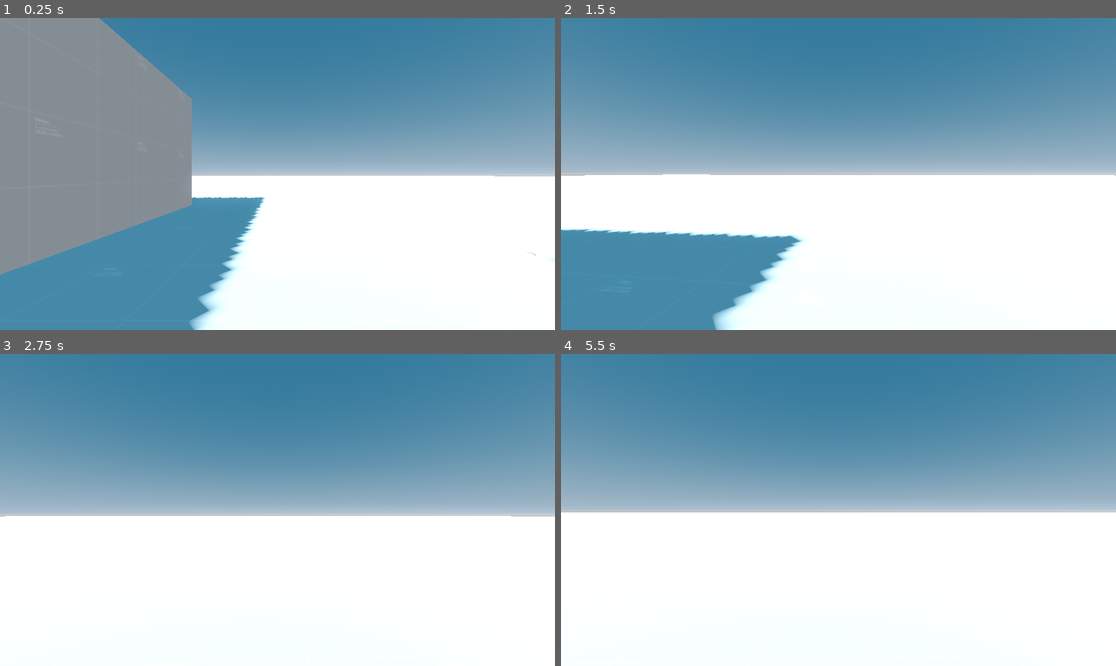
Above: before the commit, frames 1-4 (two rows, left to right).
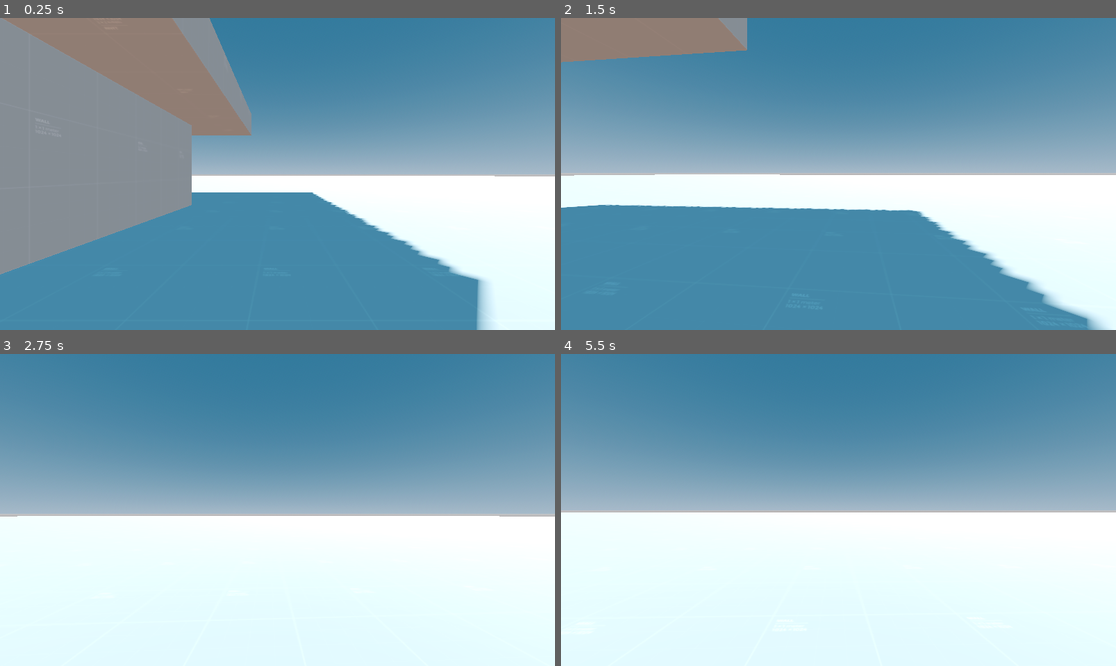
Above: after the commit, the same moments.

Repository: FlexTechDev/Tacticool
Game: Godot game, scene res://scene/testing/mechanics_playground.tscn
Same seed, same stepped clock (60 frames per second), same inputs: the game is played once before the commit and once after it.
Inputs (mouse positions are in pixels of both pictures, inside the frame that each line leads up to):
- Up to frame 1 (0.25 s): no input
- Up to frame 2 (1.5 s): tap Enter at 0.5 s; move the mouse to (866, 174) at 0.52 s; hold Shift (sprint) 0.53-1.28 s; hold W (up) from 0.53 s (still down); tap Space (jump) at 0.77 s; tap C (crouch, bound only after the commit) at 0.8, 1.35 s; move the mouse to (810, 174) at 1.27 s
- Up to frame 3 (2.75 s): keep holding W (up); tap Space (jump) at 1.52 s; tap Ctrl (prone, bound only after the commit) at 1.55 s; move the mouse to (288, 503) at 2.02 s; hold Ctrl (prone, bound only after the commit) from 2.03 s (still down); tap Shift (sprint) at 2.3 s
- Up to frame 4 (5.5 s): keep holding W (up); tap Space (jump) at 2.75, 3.02, 3.77, 4.52, 5 s; move the mouse to (832, 516) at 2.77 s; release Ctrl (prone, bound only after the commit) at 2.78 s; tap Shift (sprint) at 2.85, 4.55 s; tap C (crouch, bound only after the commit) at 3.05, 5.3 s; move the mouse to (877, 513) at 3.52 s; hold C (crouch, bound only after the commit) 3.53-4.28 s; tap Ctrl (prone, bound only after the commit) at 3.8, 4.35 s; tap Enter at 4.25 s; move the mouse to (794, 506) at 4.27 s; move the mouse to (844, 510) at 5.02 s; hold Shift (sprint) from 5.03 s (still down)

The runs differ from the first frame. In frame 1, 25% of the frame differs, in the area x 0-100%, y 0-100%; in frame 2, 26%; in frame 3, 0.6%; in frame 4, 0.8%.

Commit message:
playground updates

Diff:
--- a/assets/profiles/camera/player_camera_motion_profile.tres
+++ b/assets/profiles/camera/player_camera_motion_profile.tres
@@ -6,5 +6,5 @@
 script = ExtResource("1_7ka24")
 lean = 3.0
 lean_speed = 10.0
-bob_magnitude = 0.04
+bob_magnitude = 0.03
 bob_pace = 19.0
--- a/assets/profiles/player/default_player_movement_profile.tres
+++ b/assets/profiles/player/default_player_movement_profile.tres
@@ -1,6 +1,10 @@
-[gd_resource type="Resource" script_class="MovementProfile" load_steps=2 format=3 uid="uid://cjbovx78ng5dr"]
+[gd_resource type="Resource" script_class="MovementProfile" load_steps=3 format=3 uid="uid://cjbovx78ng5dr"]
 
 [ext_resource type="Script" path="res://scripts/player/movement/movement_profile.gd" id="1_1cjjc"]
+
+[sub_resource type="Curve" id="Curve_wjyww"]
+_data = [Vector2(0, 1), 0.0, 10.3, 0, 0, Vector2(0.68932, 0), 0.0586059, 0.0, 0, 0]
+point_count = 2
 
 [resource]
 script = ExtResource("1_1cjjc")
@@ -8,3 +12,5 @@
 jump_force = 5.0
 gravity = -9.8
 gravity_scale = 0.3
+sprint_magnifier = 1.5
+slide_speed_dropoff = SubResource("Curve_wjyww")
--- a/project.godot
+++ b/project.godot
@@ -51,6 +51,16 @@
 "events": [Object(InputEventKey,"resource_local_to_scene":false,"resource_name":"","device":-1,"window_id":0,"alt_press …(182 unchanged characters)…
 ]
 }
+prone={
+"deadzone": 0.5,
+"events": [Object(InputEventKey,"resource_local_to_scene":false,"resource_name":"","device":-1,"window_id":0,"alt_pressed":false,"shift_pressed":false,"ctrl_pressed":false,"meta_pressed":false,"pressed":false,"keycode":4194326,"physical_keycode":4194326,"key_label":4194326,"unicode":0,"echo":false,"script":null)
+]
+}
+crouch={
+"deadzone": 0.5,
+"events": [Object(InputEventKey,"resource_local_to_scene":false,"resource_name":"","device":-1,"window_id":0,"alt_pressed":false,"shift_pressed":false,"ctrl_pressed":false,"meta_pressed":false,"pressed":false,"keycode":0,"physical_keycode":67,"key_label":0,"unicode":99,"echo":false,"script":null)
+]
+}
 
 [rendering]
 
--- a/scene/player/player.tscn
+++ b/scene/player/player.tscn
@@ -33,3 +33,4 @@
 transform = Transform3D(1, 0, 0, 0, 1, 0, 0, 0, 1, 0, 0.621533, -0.199909)
 
 [node name="Camera3D" type="Camera3D" parent="CharacterBody3D/CameraBase"]
+near = 0.001
--- a/scene/testing/art_playground.tscn
+++ b/scene/testing/art_playground.tscn
@@ -1,8 +1,10 @@
-[gd_scene load_steps=4 format=3 uid="uid://cs2yclglll3g2"]
+[gd_scene load_steps=6 format=3 uid="uid://cs2yclglll3g2"]
 
 [ext_resource type="PackedScene" uid="uid://brbhixox5wwvv" path="res://addons/kenney_prototype_tools/scenes/light/light_12.tscn" id="1_7b8ul"]
 [ext_resource type="PackedScene" uid="uid://w2qnw3oli03a" path="res://scene/weapons/ar15.tscn" id="2_vleym"]
 [ext_resource type="PackedScene" uid="uid://bb8p0c4cy2d37" path="res://assets/meshes/weapons/boolet/boolet.glb" id="3_nhb2a"]
+[ext_resource type="PackedScene" uid="uid://gigara33m4nv" path="res://assets/meshes/characters/soldier.glb" id="4_8igtj"]
+[ext_resource type="PackedScene" uid="uid://btxsip8fwa64c" path="res://assets/meshes/characters/soldier_arms.glb" id="5_x44xk"]
 
 [node name="ArtPlayground" type="Node3D"]
 
@@ -20,3 +22,9 @@
 
 [node name="boolet" parent="." instance=ExtResource("3_nhb2a")]
 transform = Transform3D(1, 0, 0, 0, 1, 0, 0, 0, 1, 6.65061, 0.351682, 6.95378)
+
+[node name="soldier" parent="." instance=ExtResource("4_8igtj")]
+transform = Transform3D(-1, 0, -8.74228e-08, 0, 1, 0, 8.74228e-08, 0, -1, 6.28096, 0.00510085, 5.13931)
+
+[node name="soldier_arms" parent="." instance=ExtResource("5_x44xk")]
+transform = Transform3D(-1, 0, 8.74228e-08, 0, 1, 0, -8.74228e-08, 0, -1, 6.28066, 0.00404064, 4.88503)
--- a/scene/testing/mechanics_playground.tscn
+++ b/scene/testing/mechanics_playground.tscn
@@ -10,31 +10,85 @@
 
 [node name="DirectionalLight3D" type="DirectionalLight3D" parent="."]
 transform = Transform3D(0.707107, 0.5, -0.5, 0, 0.707107, 0.707107, 0.707107, -0.5, 0.5, 0, 7, 0)
+light_color = Color(1, 0.882353, 0.796078, 1)
+light_energy = 0.7
 shadow_enabled = true
 
 [node name="Cube2" parent="." instance=ExtResource("1_xxcgb")]
-transform = Transform3D(1, 0, 0, 0, 1, 0, 0, 0, 1, 6, 0, 6)
-
-[node name="Cube4" parent="." instance=ExtResource("1_xxcgb")]
-transform = Transform3D(1, 0, 0, 0, 0.965926, 0.517638, 0, -0.258819, 1.93185, 4, -0.975004, 2)
+transform = Transform3D(1, 0, 0, 0, 1, 0, 0, 0, 1, 6, 0, 7)
 
 [node name="Cube3" parent="." instance=ExtResource("1_xxcgb")]
 transform = Transform3D(4.5, 0, 0, 0, 1, 0, 0, 0, 0.5, 1, 0, 7)
 
-[node name="Cube5" parent="." instance=ExtResource("1_xxcgb")]
-transform = Transform3D(0.5, 0, 0, 0, 1.5, 0, 0, 0, 3.50357, 0, 0, 0)
-
-[node name="Cube6" parent="." instance=ExtResource("1_xxcgb")]
-transform = Transform3D(0.5, 0, 0, 0, 1.5, 0, 0, 0, 4.5, -5, 0, 0)
-
-[node name="Cube7" parent="." instance=ExtResource("1_xxcgb")]
-transform = Transform3D(-2.18557e-08, 0, -5.5, 0, 1.5, 0, 0.5, 0, -2.40413e-07, 0.5, 0, 4.5)
-
-[node name="Cube8" parent="." instance=ExtResource("1_xxcgb")]
-transform = Transform3D(-2.18557e-08, 0, -5.5, 0, 1.5, 0, 0.5, 0, -2.40413e-07, 0.5, 0, -0.5)
-
 [node name="PlayerRoot" parent="." instance=ExtResource("2_rwluu")]
 transform = Transform3D(1, 0, 0, 0, 1, 0, 0, 0, 1, 2.11762, 0, 3.52488)
 
-[node name="Cube9" parent="." instance=ExtResource("1_xxcgb")]
-transform = Transform3D(5.5, 0, 0, 0, -0.5, 0, 0, 0, 5.5, -5, 2, -0.5)
+[node name="Hut" type="Node3D" parent="."]
+
+[node name="Cube5" parent="Hut" instance=ExtResource("1_xxcgb")]
+transform = Transform3D(0.5, 0, 0, 0, 1.5, 0, 0, 0, 3.50357, 0, 0, 0)
+
+[node name="Cube6" parent="Hut" instance=ExtResource("1_xxcgb")]
+transform = Transform3D(0.5, 0, 0, 0, 1.5, 0, 0, 0, 4.5, -5, 0, 0)
+
+[node name="Cube7" parent="Hut" instance=ExtResource("1_xxcgb")]
+transform = Transform3D(-2.18557e-08, 0, -5.5, 0, 1.5, 0, 0.5, 0, -2.40413e-07, 0.5, 0, 4.5)
+
+[node name="Cube8" parent="Hut" instance=ExtResource("1_xxcgb")]
+transform = Transform3D(-2.18557e-08, 0, -5.5, 0, 1.5, 0, 0.5, 0, -2.40413e-07, 0.5, 0, -0.5)
+
+[node name="Cube11" parent="Hut" instance=ExtResource("1_xxcgb")]
+transform = Transform3D(0.5, 0, 0, 0, 1.5, 0, 0, 0, 3.50357, 0, 2, 1)
+
+[node name="Cube12" parent="Hut" instance=ExtResource("1_xxcgb")]
+transform = Transform3D(0.5, 0, 0, 0, 1.5, 0, 0, 0, 4.5, -5, 2, 0)
+
+[node name="Cube13" parent="Hut" instance=ExtResource("1_xxcgb")]
+transform = Transform3D(-2.18557e-08, 0, -5.5, 0, 1.5, 0, 0.5, 0, -2.40413e-07, 0.5, 2, 4.5)
+
+[node name="Cube14" parent="Hut" instance=ExtResource("1_xxcgb")]
+transform = Transform3D(-2.18557e-08, 0, -5.5, 0, 1.5, 0, 0.5, 0, -2.40413e-07, 0.5, 2, -0.5)
+
+[node name="Cube9" parent="Hut" instance=ExtResource("1_xxcgb")]
+transform = Transform3D(-4, 4.37114e-08, 0, -3.49691e-07, -0.5, 0, 0, 0, 5.5, 0.5, 2, -0.5)
+
+[node name="Cube15" parent="Hut" instance=ExtResource("1_xxcgb")]
+transform = Transform3D(0.5, 4.37114e-08, 0, 4.37114e-08, -0.5, 0, 0, 0, 5.5, -5, 2, -0.5)
+
+[node name="Cube16" parent="Hut" instance=ExtResource("1_xxcgb")]
+transform = Transform3D(-3.7749e-08, -3.30012e-15, -1, 4.37114e-08, -0.5, 2.82353e-22, 0.5, 4.37114e-08, -7.54979e-08, -3.5, 2, -0.5)
+
+[node name="Cube17" parent="Hut" instance=ExtResource("1_xxcgb")]
+transform = Transform3D(-3.7749e-08, -3.30012e-15, -1, 4.37114e-08, -0.5, 2.82353e-22, 0.5, 4.37114e-08, -7.54979e-08, -3.5, 2, 4.5)
+
+[node name="Cube18" parent="Hut" instance=ExtResource("1_xxcgb")]
+transform = Transform3D(1, 4.37114e-08, -8.30477e-07, 8.74228e-08, -0.5, 4.16467e-21, 1.50996e-07, 6.60024e-15, 5.5, 0.5, 2, -0.5)
+
+[node name="Cube21" parent="Hut" instance=ExtResource("1_xxcgb")]
+transform = Transform3D(1.62921e-07, 4.37114e-08, 6.5, -1.01039e-15, -0.5, 5.68248e-07, -1, 7.62668e-15, 1.05898e-06, -5, 2, -0.499999)
+
+[node name="Cube19" parent="Hut" instance=ExtResource("1_xxcgb")]
+transform = Transform3D(1, 1.74846e-07, -1.86892e-07, 8.74228e-08, -2, -1.81099e-22, 1.50996e-07, 2.64009e-14, 1.23773, -4.5, 2, -0.495753)
+
+[node name="Cube20" parent="Hut" instance=ExtResource("1_xxcgb")]
+transform = Transform3D(1, 1.74846e-07, -1.88745e-07, 8.74228e-08, -2, -1.82895e-22, 1.50996e-07, 2.64009e-14, 1.25, -4.5, 1, 0)
+
+[node name="Cube10" parent="Hut" instance=ExtResource("1_xxcgb")]
+transform = Transform3D(5.5, 0, 0, 0, -0.5, 0, 0, 0, 5.5, -5, 4, -0.5)
+
+[node name="Cube4" parent="Hut" instance=ExtResource("1_xxcgb")]
+transform = Transform3D(-1, 7.34441e-08, -3.28597e-07, -5.3251e-10, 1.29749, 2.44694, 8.74212e-08, 0.848022, -3.74388, -3.5, -1.74317, 3.63873)
+
+[node name="OmniLight3D" type="OmniLight3D" parent="Hut"]
+transform = Transform3D(1, 0, 0, 0, 1, 0, 0, 0, 1, -1.91475, 1.15743, 1.24155)
+light_color = Color(1, 0.839216, 0.721569, 1)
+light_energy = 0.5
+omni_range = 2.37385
+omni_attenuation = 0.0490365
+
+[node name="OmniLight3D2" type="OmniLight3D" parent="Hut"]
+transform = Transform3D(1, 0, 0, 0, 1, 0, 0, 0, 1, -1.91475, 1.15743, 3.24155)
+light_color = Color(0.682353, 0.917647, 1, 1)
+light_energy = 0.5
+omni_range = 2.15152
+omni_attenuation = 9.91521e-05
--- a/scripts/player/camera/camera_motion_profile.gd
+++ b/scripts/player/camera/camera_motion_profile.gd
@@ -4,7 +4,7 @@
 
 @export var lean: float = 3;
 @export var lean_speed: float = 10;
-@export var bob_magnitude: float = 0.04;
+@export var bob_magnitude: float = 0.03;
 @export var bob_pace: float = 19;
 
 func process_motion(camera: Camera3D, vector: Vector2, moving_time: float) -> float:
--- a/scripts/player/movement/character_controller.gd
+++ b/scripts/player/movement/character_controller.gd
@@ -4,6 +4,10 @@
 
 @export var movement_settings: MovementProfile;
 @export var camera_node: Node3D;
+
+var last_movement_input_vector: Vector2
+var is_sliding: bool = false
+var sliding_time: float = 0;
 
 func _physics_process(delta: float) -> void:
 	if(!is_on_floor()):
@@ -16,10 +20,26 @@
 	if(!is_sprinting):
 		vector = vector.normalized();
 	elif(is_sprinting):
-		vector = vector.normalized() * movement_settings.sprint_magnifier;
+		if(is_sliding && last_movement_input_vector != null):
+			vector = last_movement_input_vector.normalized() * movement_settings.sprint_magnifier;
+		else:
+			sliding_time = 0;
+			vector = vector.normalized() * movement_settings.sprint_magnifier;
 
 	velocity.x = vector.x * movement_settings.speed * get_process_delta_time();
 	velocity.z = vector.y * movement_settings.speed * get_process_delta_time();
+
+	last_movement_input_vector = vector;
+
+	is_sliding = false;
+
+func slide(delta: float) -> void:
+	is_sliding = true;
+
+	velocity.x *= movement_settings.slide_speed_dropoff.sample(sliding_time);
+	velocity.z *= movement_settings.slide_speed_dropoff.sample(sliding_time);
+
+	sliding_time += delta;
 
 func jump() -> void:
 	velocity.y = movement_settings.jump_force;
--- a/scripts/player/movement/movement_profile.gd
+++ b/scripts/player/movement/movement_profile.gd
@@ -7,3 +7,4 @@
 @export var gravity: float = -9.8;
 @export var gravity_scale: float = 0.1;
 @export var sprint_magnifier: float = 1.5;
+@export var slide_speed_dropoff: Curve;
--- a/scripts/player/movement/player_controller.gd
+++ b/scripts/player/movement/player_controller.gd
@@ -30,8 +30,13 @@
 
 	if(Input.is_action_pressed("sprint")):
 		time += delta;
+		if(Input.is_action_pressed("crouch") || Input.is_action_pressed("prone")):
+			slide(delta);
+			time = 0;
+	elif(Input.is_action_just_released("sprint")):
+		time = 0;
 	else:
-		time = 0;
+		time += delta / movement_settings.sprint_magnifier;
 
 	camera.rotation_degrees.z = lerp(camera.rotation_degrees.z, -camera_bob.process_motion(camera, input_vector, time), delta * camera_bob.lean_speed);
 
Binary file added: assets/meshes/characters/soldier.glb
Not shown, added: assets/meshes/characters/soldier.glb.import
Binary file added: assets/meshes/characters/soldier_arms.glb
Not shown, added: assets/meshes/characters/soldier_arms.glb.import
